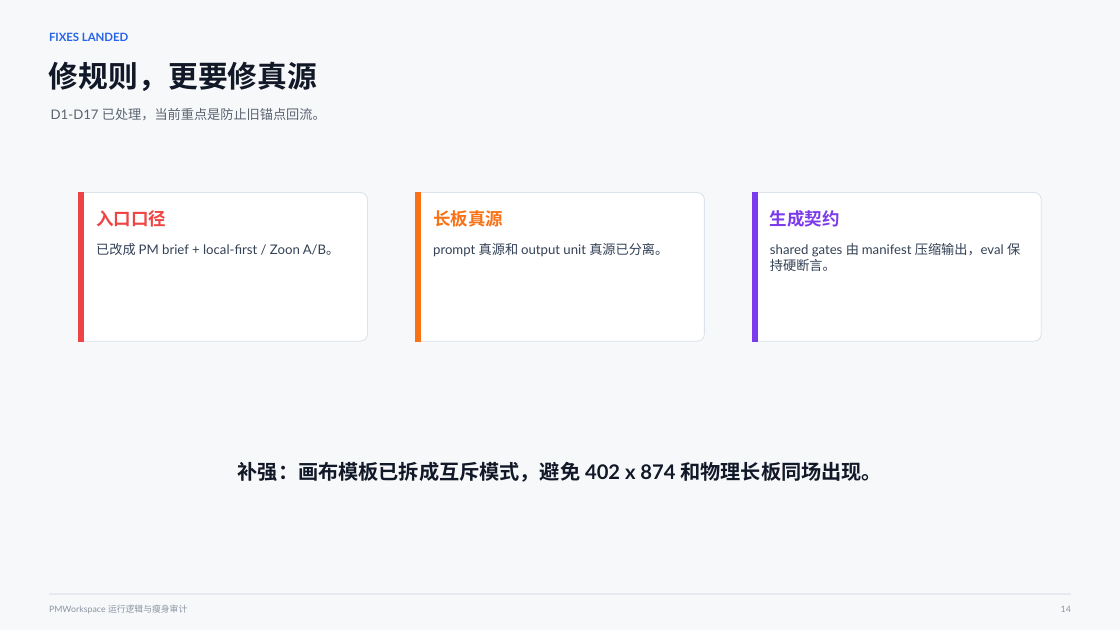
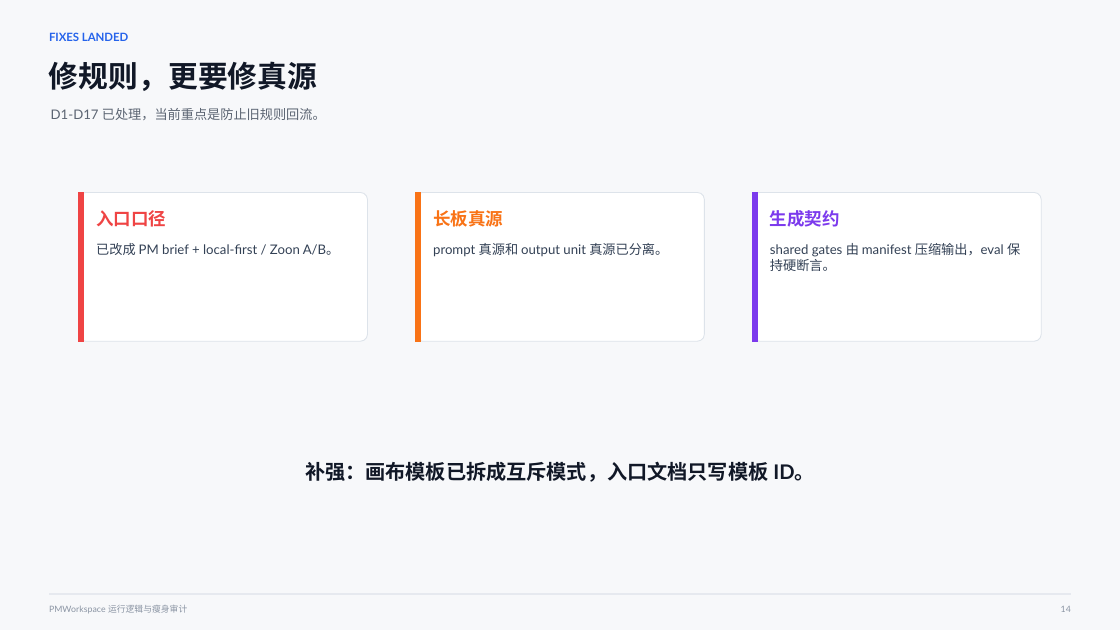
Before and after one commit to stephenfan80/PMWorkspace, a slide deck: slide 14 of artifacts/PMWorkspace运行逻辑与瘦身审计.pptx. Drawn at 1120x630 pixels with LibreOffice and Linux fonts; fonts in the diff are those of the drawing. Boxes give left, top, right and bottom in pixels: in the first picture for what was removed or moved away, otherwise in the second. Text is boxed around its words. In the diff, an @@ line names an element or a change of style, - is before the commit and + after.

```diff
--- a/artifacts/PMWorkspace运行逻辑与瘦身审计.pptx
+++ b/artifacts/PMWorkspace运行逻辑与瘦身审计.pptx
@@ text at bbox=[51, 108, 326, 120]: text changed @@
-D1-D17 已处理，当前重点是防止旧锚点回流。
+D1-D17 已处理，当前重点是防止旧规则回流。
@@ text at bbox=[305, 461, 814, 482]: text changed @@
-补强：画布模板已拆成互斥模式，避免 402 x 874 和物理长板同场出现。
+补强：画布模板已拆成互斥模式，入口文档只写模板 ID。
```
Also in this commit, not shown: 2 other slides changed, 3 other files.
